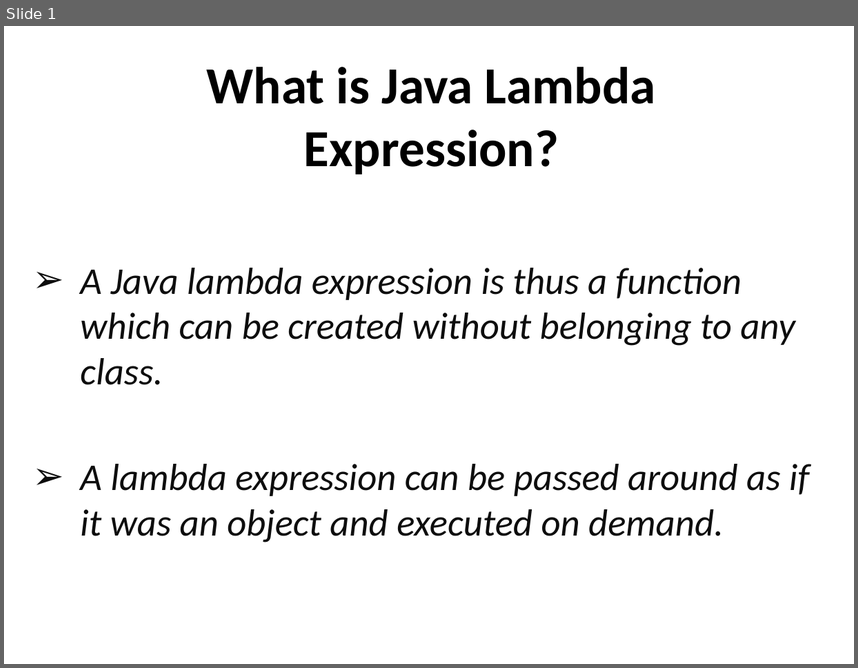
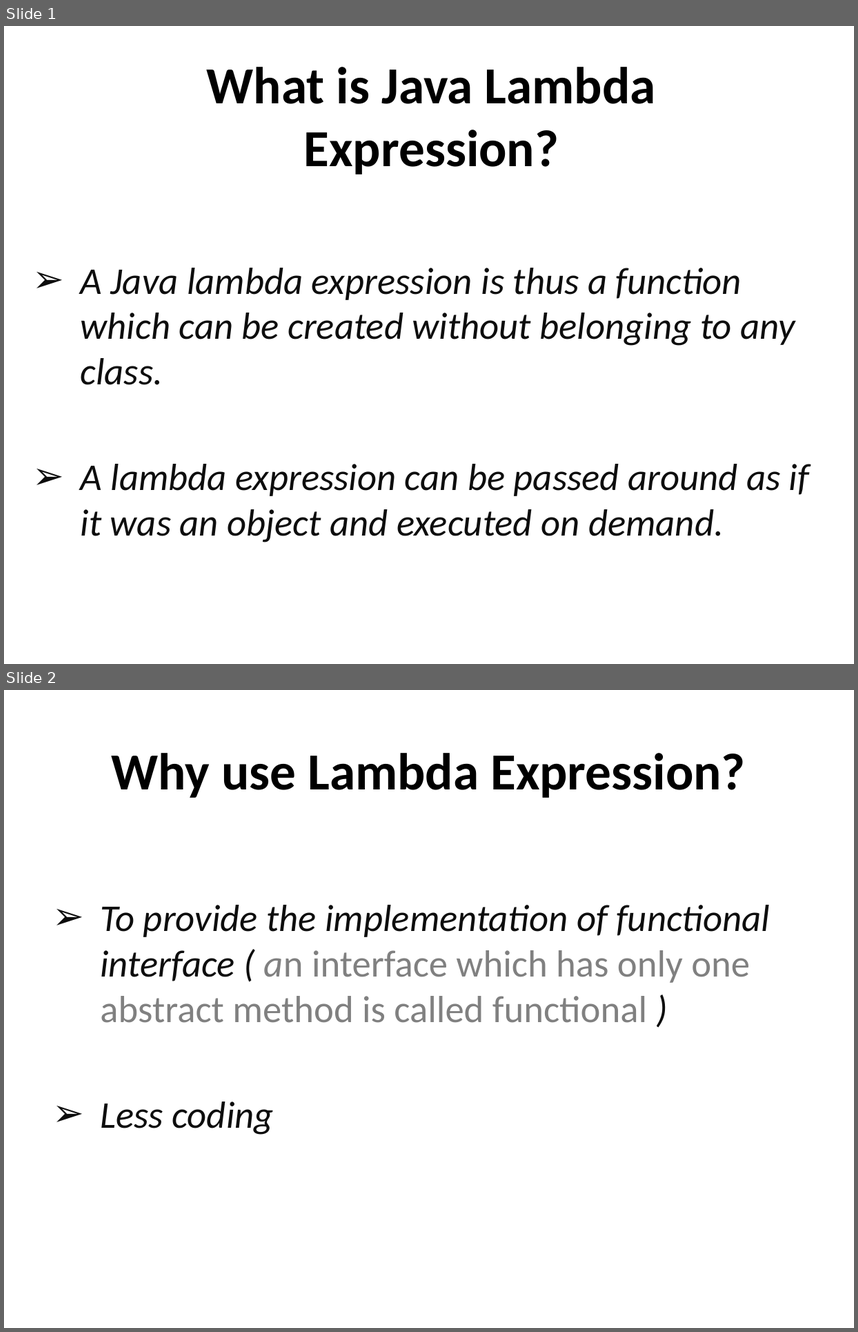
Before and after one commit to Rekklas/lambdas_presentation, a slide deck: lambdas.pptx. Shown one above the other, each under a label of ours: slide 1 before the commit, slides 1 and 2 after it. The pictures are 858x668 and 858x1332 pixels, drawn with LibreOffice and Linux fonts; fonts in the diff are those of the drawing. Boxes give left, top, right and bottom in pixels: in the first picture for what was removed or moved away, otherwise in the second. Text is boxed around its words. In the diff, an @@ line names an element or a change of style, - is before the commit and + after.

Commit message:
2nd slide complete

```diff
--- a/lambdas.pptx
+++ b/lambdas.pptx
@@ slide 2 added at box(4, 690, 854, 1328), background #FFFFFF @@
@@ title added at box(111, 753, 745, 798), 44 pt, text #000000, bold @@
+Why use Lambda Expression?
@@ text added at box(100, 905, 770, 1134), 32 pt, text #0D0D0D, italic @@
+➢ To provide the implementation of functional interface ( an interface which has only one abstract method is called functional )
+➢ Less coding
```
